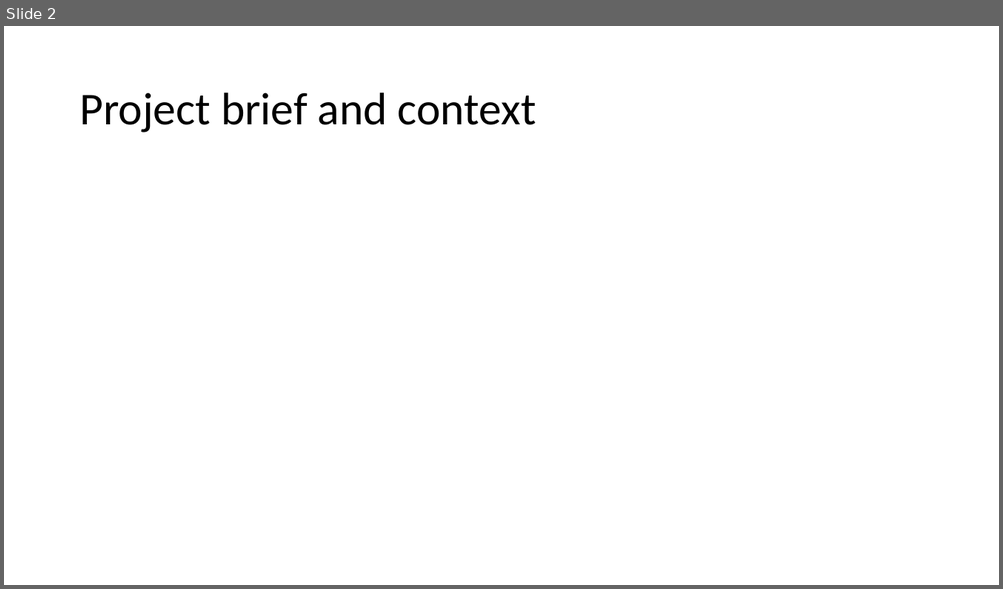
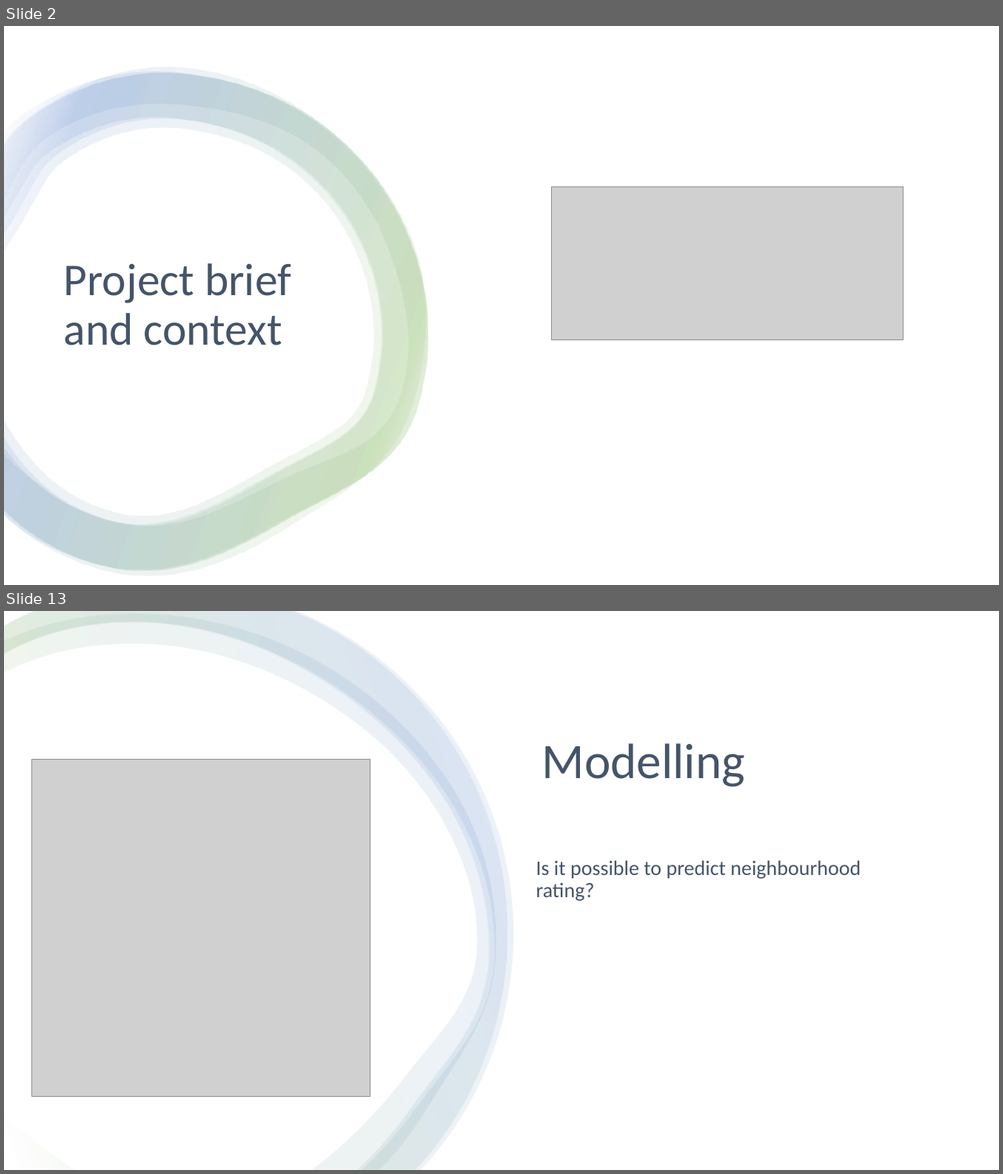
Before and after one commit to Stallibrass/SHS_final_project, a slide deck: documentation/final_presentation.pptx. Shown one above the other, each under a label of ours: slide 2 before the commit, slides 2 and 13 after it; the slides between them are not shown. The pictures are 1003x589 and 1003x1174 pixels, drawn with LibreOffice and Linux fonts; fonts in the diff are those of the drawing; grey boxes stand for pictures. Boxes give left, top, right and bottom in pixels: in the first picture for what was removed or moved away, otherwise in the second. Text is boxed around its words. In the diff, an @@ line names an element or a change of style, - is before the commit and + after.

```diff
--- a/documentation/final_presentation.pptx
+++ b/documentation/final_presentation.pptx
@@ slide 13 added at [4, 611, 999, 1170], background #FFFFFF @@
@@ rectangle added at [4, 611, 999, 1170], fill #FFFFFF @@
@@ freeform shape added at [4, 614, 495, 1170], fill gradient #FFFFFF to #70AD47 to #4472C4 @@
@@ freeform shape added at [4, 611, 507, 1170], fill gradient #FFFFFF to #70AD47 to #4472C4 @@
@@ freeform shape added at [4, 611, 513, 1170], fill gradient #FFFFFF to #70AD47 to #4472C4 @@
@@ title added at [542, 743, 745, 787], 48 pt, text #44546A @@
+Modelling
@@ picture added at [31, 760, 370, 1097] @@
@@ text added at [536, 860, 860, 901], 20 pt, text #44546A @@
+Is it possible to predict neighbourhood rating?
@@ slide 2 changed as well @@
@@ rectangle added at [4, 26, 999, 585], fill #FFFFFF @@
@@ group added at [4, 67, 429, 577]: 4 freeform shapes @@
@@ title "Project brief and context": place and size @@
-title "Project brief and context" at [79, 93, 536, 133]
+title "Project brief and context" at [64, 264, 291, 346]
@@ title "Project brief and context" at [64, 264, 291, 346]: text colour #000000 to #44546A @@
@@ picture added at [552, 187, 903, 340] @@
```
Also in this commit, not shown: 3 other slides changed, 15 other slides added, 6 slides removed, 10 other files.
